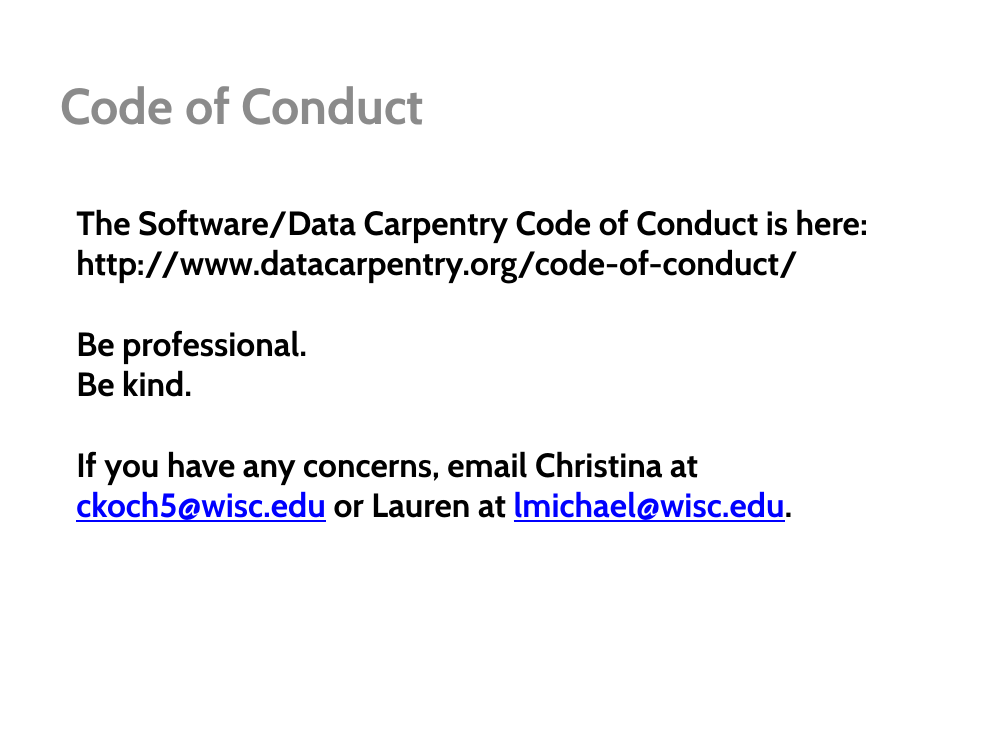
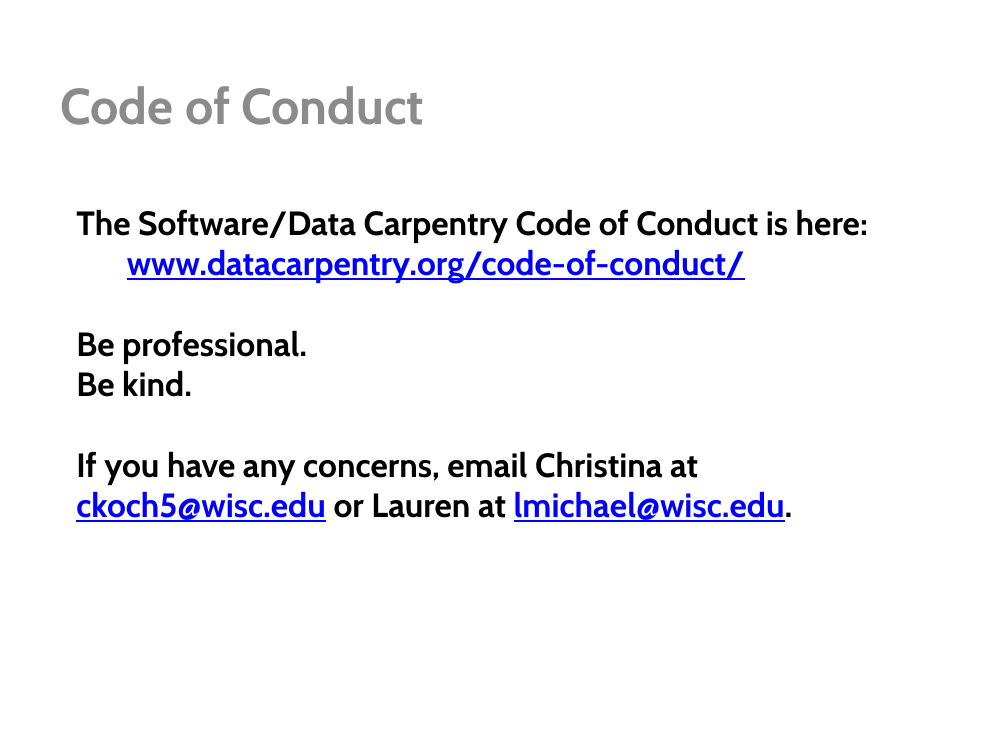
Before and after one commit to UW-Madison-ACI/2016-08-23-uwmadison, a slide deck: slide 9 of assets/DC_intro.pptx. Drawn at 1008x756 pixels with LibreOffice and Linux fonts; fonts in the diff are those of the drawing. Boxes give left, top, right and bottom in pixels: in the first picture for what was removed or moved away, otherwise in the second. Text is boxed around its words. In the diff, an @@ line names an element or a change of style, - is before the commit and + after.

```diff
--- a/assets/DC_intro.pptx
+++ b/assets/DC_intro.pptx
@@ title at bbox=[76, 209, 868, 522]: text changed @@
-The Software/Data Carpentry Code of Conduct is here:
-http://www.datacarpentry.org/code-of-conduct/
-Be professional.
-Be kind.
-If you have any concerns, email Christina at ckoch5@wisc.edu or Lauren at lmichael@wisc.edu.
+The Software/Data Carpentry Code of Conduct is here:
+www.datacarpentry.org/code-of-conduct/
+Be professional.
+Be kind.
+If you have any concerns, email Christina at ckoch5@wisc.edu or Lauren at lmichael@wisc.edu.
```
Also in this commit, not shown: 3 other slides changed, 1 other file.
